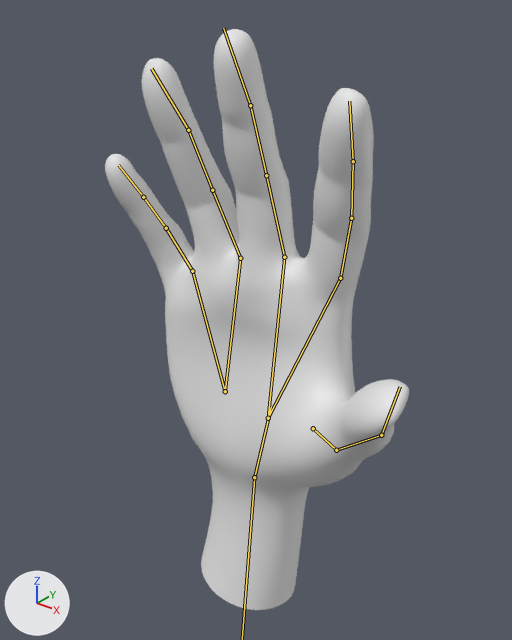
The Blender file hand_base_transAnim.blend as it was, and as the next commit left it.
Both versions are drawn from a camera (50 mm lens) standing at (0.167, -0.21, 0.271) and looking at (0.004, -0.006, 0.145). Arrows for +X, +Y and +Z are at lower left; the lights stay in place. The bones that bend it are drawn over the model as lines.

In view in the first picture: 'hand_mesh'.
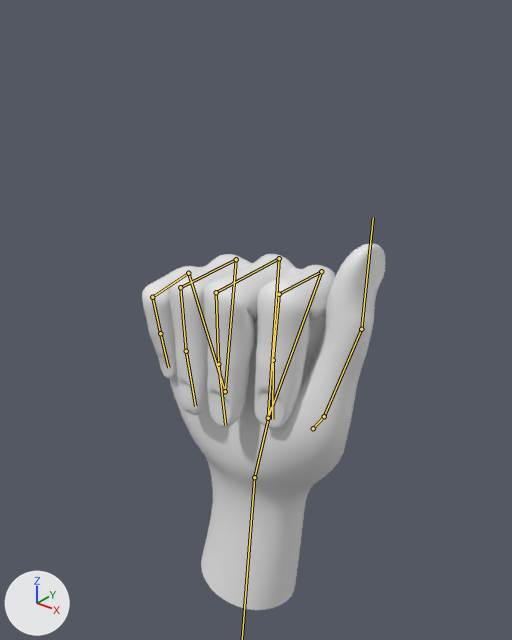
The newer file adds an action. The first version stands in its rest pose; the second is drawn at frame 10 of the action 'rest_a_trans'.

Diff of the bpy script that builds the scene:
```diff
--- a/hand_base_transAnim.blend.py
+++ b/hand_base_transAnim.blend.py
@@ bone_finger1_1_r @@
 bone_finger1_1_r = bpy.data.objects['hand_rig'].pose.bones['finger1-1.R']  # child of 'wrist.R'
-bone_finger1_1_r.rotation_quaternion = (1.0, 0.0, 0.0, 0.0)  # degrees (0, 0, 0)
+bone_finger1_1_r.rotation_quaternion = (0.976, 0.141, 0.088, 0.143)  # degrees (18, 8, 18)
@@ bone_finger1_2_r @@
 bone_finger1_2_r = bpy.data.objects['hand_rig'].pose.bones['finger1-2.R']  # child of 'finger1-1.R'
-bone_finger1_2_r.rotation_quaternion = (1.0, 0.0, 0.0, 0.0)  # degrees (0, 0, 0)
+bone_finger1_2_r.rotation_quaternion = (0.941, -0.02, -0.238, 0.24)  # degrees (-10, -26, 31)
@@ bone_metacarpal1_r @@
 bone_metacarpal1_r = bpy.data.objects['hand_rig'].pose.bones['metacarpal1.R']  # child of 'wrist.R'
-bone_metacarpal1_r.rotation_quaternion = (1.0, 0.0, 0.0, 0.0)  # degrees (0, 0, 0)
+bone_metacarpal1_r.rotation_quaternion = (0.999, 0.028, 0.009, 0.038)  # degrees (3, 1, 4)
@@ bone_finger2_1_r @@
 bone_finger2_1_r = bpy.data.objects['hand_rig'].pose.bones['finger2-1.R']  # child of 'metacarpal1.R'
-bone_finger2_1_r.rotation_quaternion = (1.0, 0.0, 0.0, 0.0)  # degrees (0, 0, 0)
+bone_finger2_1_r.rotation_quaternion = (0.792, 0.604, 0.074, -0.041)  # degrees (75, 10, 1)
@@ bone_finger2_2_r @@
 bone_finger2_2_r = bpy.data.objects['hand_rig'].pose.bones['finger2-2.R']  # child of 'finger2-1.R'
-bone_finger2_2_r.rotation_quaternion = (1.0, 0.0, 0.0, 0.0)  # degrees (0, 0, 0)
+bone_finger2_2_r.rotation_quaternion = (0.812, 0.576, -0.014, -0.094)  # degrees (70, 5, -10)
@@ bone_metacarpal2_r @@
 bone_metacarpal2_r = bpy.data.objects['hand_rig'].pose.bones['metacarpal2.R']  # child of 'wrist.R'
-bone_metacarpal2_r.rotation_quaternion = (1.0, 0.0, 0.0, 0.0)  # degrees (0, 0, 0)
+bone_metacarpal2_r.rotation_quaternion = (1.0, 0.024, 0.001, 0.0)  # degrees (3, 0, 0)
@@ bone_finger3_1_r @@
 bone_finger3_1_r = bpy.data.objects['hand_rig'].pose.bones['finger3-1.R']  # child of 'metacarpal2.R'
-bone_finger3_1_r.rotation_quaternion = (1.0, 0.0, 0.0, 0.0)  # degrees (0, 0, 0)
+bone_finger3_1_r.rotation_quaternion = (0.797, 0.604, -0.019, -0.018)  # degrees (74, -1, -3)
@@ bone_finger3_2_r @@
 bone_finger3_2_r = bpy.data.objects['hand_rig'].pose.bones['finger3-2.R']  # child of 'finger3-1.R'
-bone_finger3_2_r.rotation_quaternion = (1.0, 0.0, 0.0, 0.0)  # degrees (0, 0, 0)
+bone_finger3_2_r.rotation_quaternion = (0.774, 0.632, 0.028, -0.024)  # degrees (78, 4, 0)
@@ bone_metacarpal3_r @@
 bone_metacarpal3_r = bpy.data.objects['hand_rig'].pose.bones['metacarpal3.R']  # child of 'wrist.R'
-bone_metacarpal3_r.rotation_quaternion = (1.0, 0.0, 0.0, 0.0)  # degrees (0, 0, 0)
+bone_metacarpal3_r.rotation_quaternion = (1.0, 0.024, 0.001, 0.0)  # degrees (3, 0, 0)
@@ bone_finger4_1_r @@
 bone_finger4_1_r = bpy.data.objects['hand_rig'].pose.bones['finger4-1.R']  # child of 'metacarpal3.R'
-bone_finger4_1_r.rotation_quaternion = (1.0, 0.0, 0.0, 0.0)  # degrees (0, 0, 0)
+bone_finger4_1_r.rotation_quaternion = (0.794, 0.602, -0.074, -0.039)  # degrees (75, -4, -9)
@@ bone_finger4_2_r @@
 bone_finger4_2_r = bpy.data.objects['hand_rig'].pose.bones['finger4-2.R']  # child of 'finger4-1.R'
-bone_finger4_2_r.rotation_quaternion = (1.0, 0.0, 0.0, 0.0)  # degrees (0, 0, 0)
+bone_finger4_2_r.rotation_quaternion = (0.776, 0.628, 0.056, 0.003)  # degrees (78, 5, 4)
@@ bone_metacarpal4_r @@
 bone_metacarpal4_r = bpy.data.objects['hand_rig'].pose.bones['metacarpal4.R']  # child of 'wrist.R'
-bone_metacarpal4_r.rotation_quaternion = (1.0, 0.0, 0.0, 0.0)  # degrees (0, 0, 0)
+bone_metacarpal4_r.rotation_quaternion = (1.0, 0.022, -0.007, 0.003)  # degrees (3, -1, 0)
@@ bone_finger5_1_r @@
 bone_finger5_1_r = bpy.data.objects['hand_rig'].pose.bones['finger5-1.R']  # child of 'metacarpal4.R'
-bone_finger5_1_r.rotation_quaternion = (1.0, 0.0, 0.0, 0.0)  # degrees (0, 0, 0)
+bone_finger5_1_r.rotation_quaternion = (0.785, 0.613, -0.094, 0.009)  # degrees (76, -9, -6)
@@ bone_finger5_2_r @@
 bone_finger5_2_r = bpy.data.objects['hand_rig'].pose.bones['finger5-2.R']  # child of 'finger5-1.R'
-bone_finger5_2_r.rotation_quaternion = (1.0, 0.0, 0.0, 0.0)  # degrees (0, 0, 0)
+bone_finger5_2_r.rotation_quaternion = (0.777, 0.619, 0.05, 0.106)  # degrees (77, -3, 13)
```

Location of each change, (x1, y1, x2, y2) in pixels of the pictures (512 x 640 px):
'hand_mesh', posed (20% narrower, 37% shorter): before (105, 29, 409, 610); after (142, 244, 386, 610)
bone 'finger1-1.R', root to tip: before (313, 428) to (336, 450); after (313, 428) to (324, 416)
bone 'finger1-2.R', root to tip: before (336, 450) to (381, 435); after (324, 416) to (361, 329)
bone 'metacarpal1.R', root to tip: before (268, 418) to (340, 278); after (268, 418) to (321, 271)
bone 'finger2-1.R', root to tip: before (340, 278) to (351, 218); after (321, 271) to (279, 294)
bone 'finger2-2.R', root to tip: before (351, 218) to (353, 161); after (279, 294) to (273, 360)
bone 'metacarpal2.R', root to tip: before (268, 418) to (284, 257); after (268, 418) to (279, 258)
bone 'finger3-1.R', root to tip: before (284, 257) to (266, 175); after (279, 258) to (216, 292)
bone 'finger3-2.R', root to tip: before (266, 175) to (250, 105); after (216, 292) to (218, 364)
bone 'metacarpal3.R', root to tip: before (225, 391) to (240, 258); after (225, 391) to (236, 259)
bone 'finger4-1.R', root to tip: before (240, 258) to (212, 190); after (236, 259) to (180, 287)
bone 'finger4-2.R', root to tip: before (212, 190) to (188, 130); after (180, 287) to (186, 351)
bone 'metacarpal4.R', root to tip: before (225, 391) to (192, 271); after (225, 391) to (188, 273)
bone 'finger5-1.R', root to tip: before (192, 271) to (166, 228); after (188, 273) to (152, 297)
bone 'finger5-2.R', root to tip: before (166, 228) to (143, 197); after (152, 297) to (160, 333)
